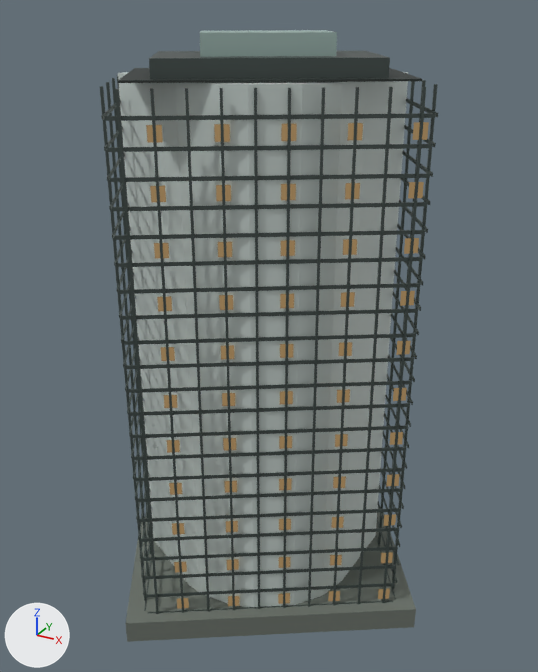
The Blender file landmarks/assets/yihua-tower.blend as it was, and as the next commit left it.
The view is the same before and after, from a 50 mm camera at (90.9, -162.1, 160.4) aimed at (2.9, -2.2, 80.4). The lights are fixed; the arrows at lower left show +X, +Y and +Z. The first picture is the older version.

Objects in the first picture: 'crown_screen', 'crown_step', 'envelope', 'fins', 'floor_bands', 'night_windows', 'podium', 'roof_deck'.
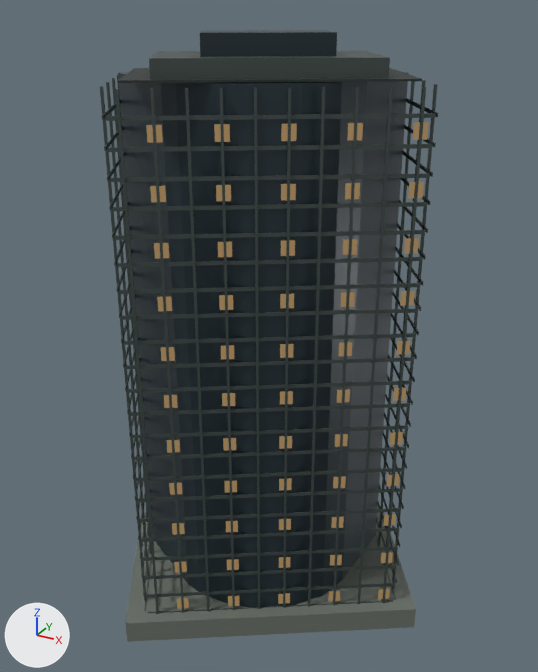
What differs and where, as boxes (x1, y1, x2, y2) in the pictures (538 x 672 px):
```json
{"object": "envelope", "change": "recoloured", "before": [118, 72, 408, 607], "after": [118, 72, 408, 607], "on screen": "darker"}
{"object": "crown_screen", "change": "recoloured", "before": [200, 30, 337, 57], "after": [200, 30, 337, 57], "on screen": "grey to dark blue"}
```

Edits to the scene script, one JSON object a line:
```json
{"op": "set", "path": "mat_glass.base_color", "old": "(0.558, 0.631, 0.604)", "new": "(0.0176, 0.0343, 0.0452)", "note": "light grey #c5d0cc -> dark blue #24343c"}
{"op": "set", "path": "mat_glass_alt.base_color", "old": "(0.342, 0.468, 0.434)", "new": "(0.0116, 0.0252, 0.0343)", "note": "grey #9eb6b0 -> dark blue #1c2c34"}
```
